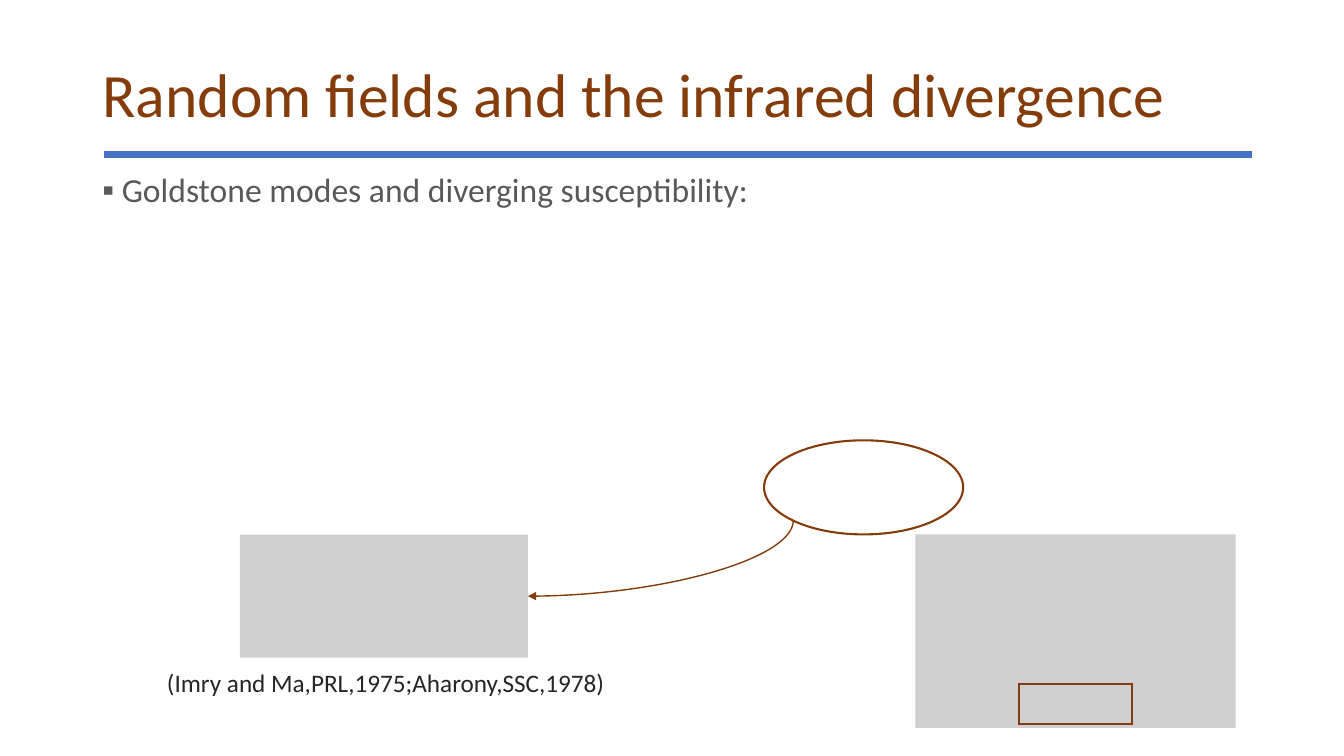
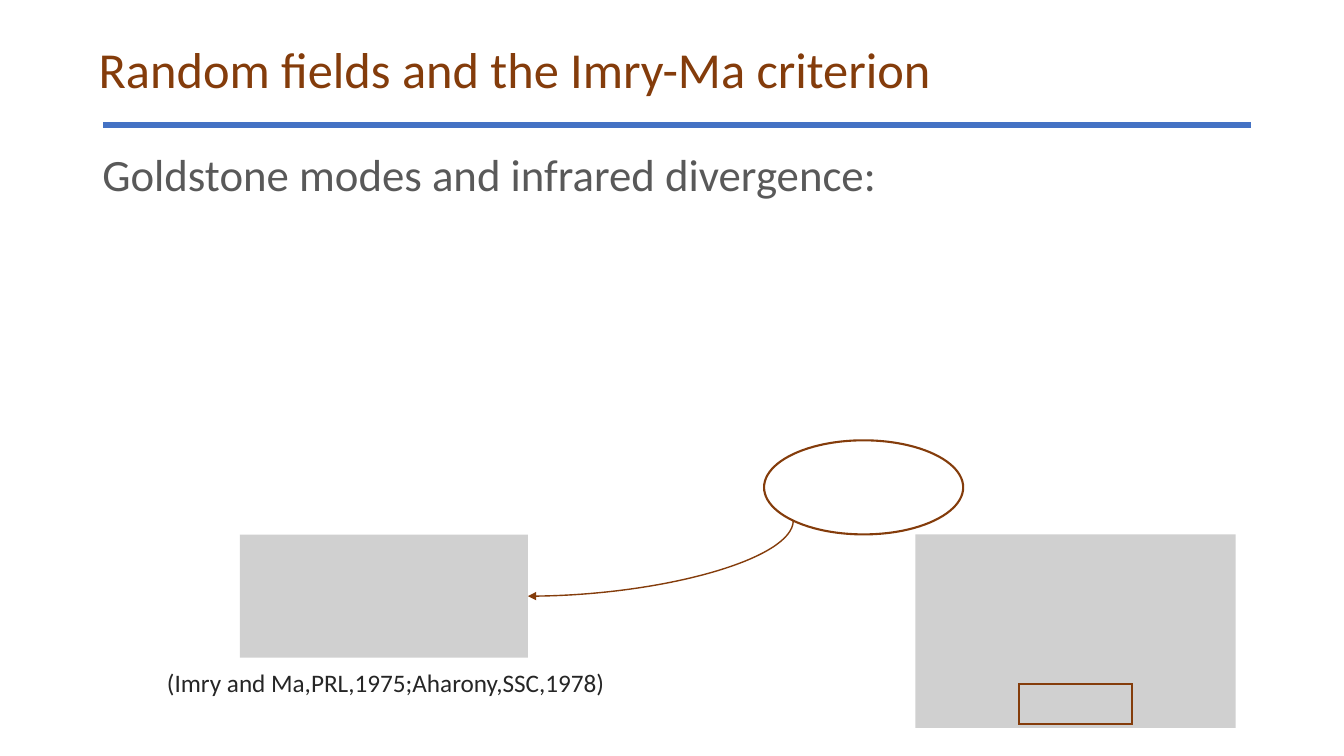
Before and after one commit to glacieant/disordered_triangular_swt, a slide deck: slide 9 of talk/disordered_non-collinear_magnet.pptx (slide 8 before the commit). Drawn at 1344x756 pixels with LibreOffice and Linux fonts; fonts in the diff are those of the drawing; grey boxes stand for pictures. Boxes give left, top, right and bottom in pixels: in the first picture for what was removed or moved away, otherwise in the second. Text is boxed around its words. In the diff, an @@ line names an element or a change of style, - is before the commit and + after.

```diff
--- a/talk/disordered_non-collinear_magnet.pptx
+++ b/talk/disordered_non-collinear_magnet.pptx
@@ title at <box>99,53,931,96</box>: text changed; size 44 to 36 pt @@
-Random fields and the infrared divergence
+Random fields and the Imry-Ma criterion
@@ line moved from (104, 154) - (1252, 154) to (104, 125) - (1251, 125) @@
@@ text at <box>102,160,876,199</box>: text changed; size 24 to 32 pt @@
-▪ Goldstone modes and diverging susceptibility:
+Goldstone modes and infrared divergence:
```
Also in this commit, not shown: 11 other slides changed, 2 slides added, 1 slide removed.
